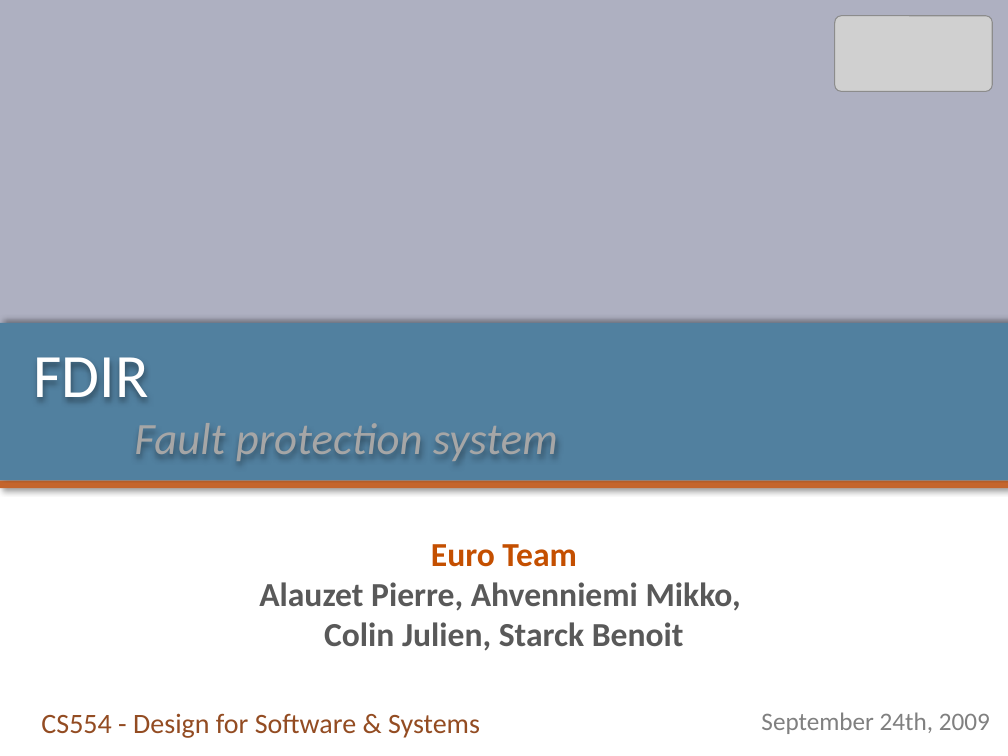
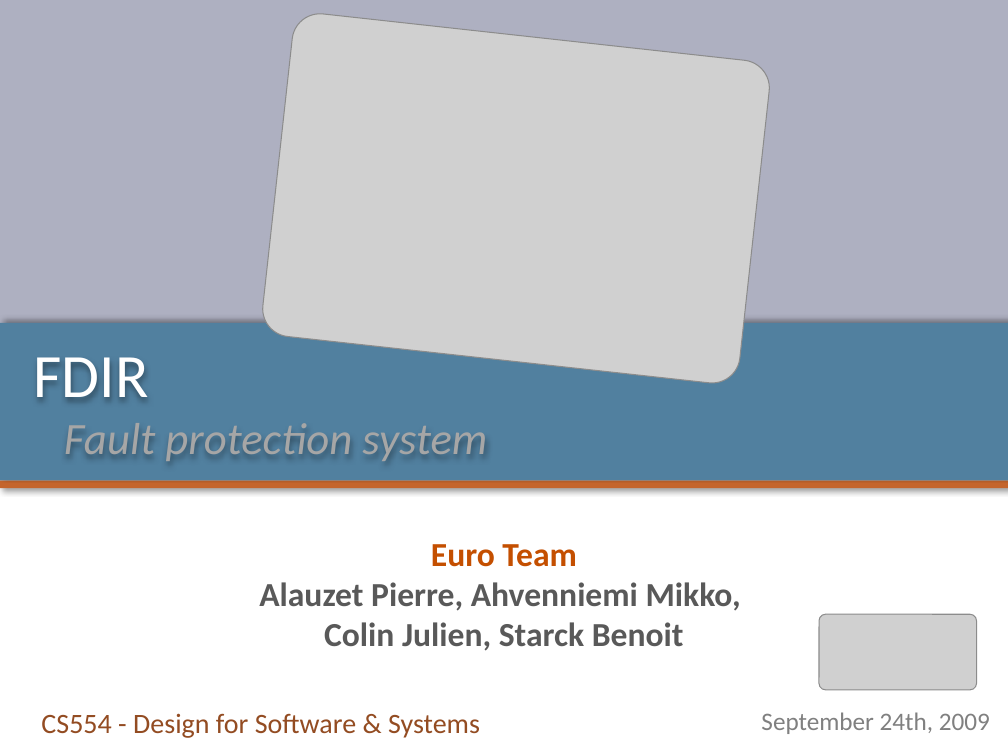
Before and after one commit to pierrealauzet/euroteam, a slide deck: slide 1 of Project 1/CS554_EuroTeam_Proposal.pptx. Drawn at 1008x756 pixels with LibreOffice and Linux fonts; fonts in the diff are those of the drawing; grey boxes stand for pictures. Boxes give left, top, right and bottom in pixels: in the first picture for what was removed or moved away, otherwise in the second. Text is boxed around its words. In the diff, an @@ line names an element or a change of style, - is before the commit and + after.

```diff
--- a/Project 1/CS554_EuroTeam_Proposal.pptx
+++ b/Project 1/CS554_EuroTeam_Proposal.pptx
@@ picture added at <box>260,11,772,386</box> @@
@@ title "FDIR Fault protection system" rewrapped from <box>34,357,558,461</box> to <box>34,357,487,461</box> @@
@@ picture: place and size @@
-picture at <box>835,16,992,92</box>
+picture at <box>820,614,977,689</box>
```
Also in this commit, not shown: 2 other slides changed, 8 slides added, 1 other file.
